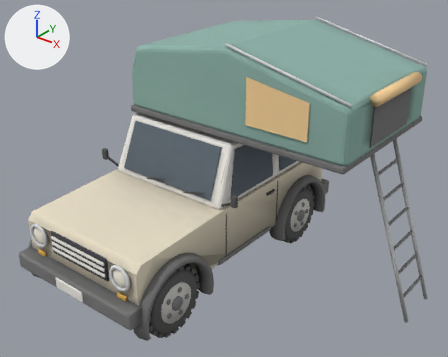
One commit to the glTF model props/jeep/jeep_camper.glb: the scene before it, then after it.
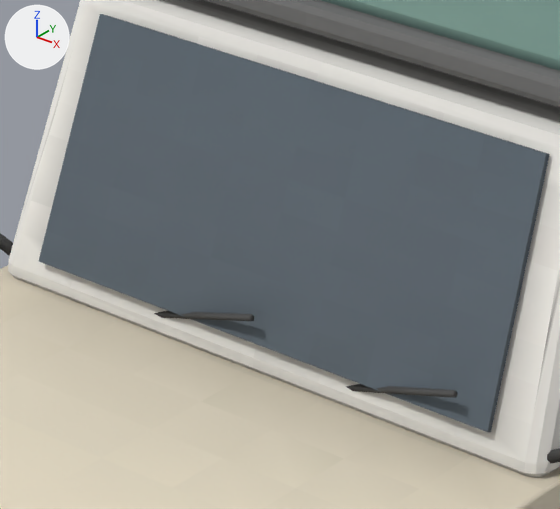
There are two pictures of each version: one whole from a camera (50 mm lens) standing at (4.29, -4.73, 4.12) and looking at (0.6, -0.12, 1.26), one close up on the part from 26% to 50% of the width and 33% to 60% of the height. Every picture has the same lights, and +X, +Y and +Z are marked at upper left. The older version's two pictures come first. Vertices at exactly the same position are counted once.

Names of what the first close-up shows: 'Jeep'.
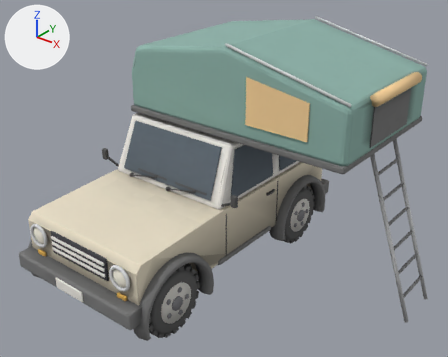
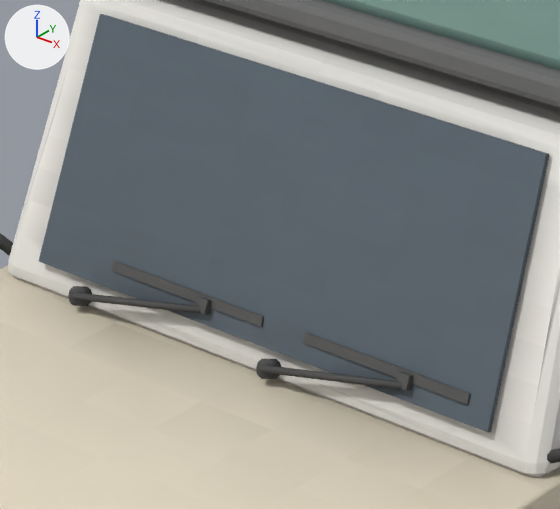
Location of each change, (x1, y1, x2, y2) in pixels of the close-ups (560 x 509 px):
part 1 of me_prism, added: after (72, 292, 201, 314)
part 2 of me_prism, added: after (111, 261, 264, 327)
part 3 of me_prism, added: after (195, 296, 212, 314)
part 4 of me_prism, added: after (261, 365, 402, 390)
part 5 of me_prism, added: after (303, 332, 471, 404)
part 6 of me_prism, added: after (396, 372, 413, 390)
part 7 of me_prism, added: after (68, 286, 92, 306)
part 8 of me_prism, added: after (256, 359, 281, 379)
part 9 of me_prism, deleted: before (154, 311, 255, 321)
part 10 of me_prism, deleted: before (346, 384, 458, 398)
part 11 of me_prism, edited (looks the same): (0, 0, 560, 509) in both

The change, as a diff of the scene's bpy script:
```diff
--- a/props/jeep/jeep_camper.glb.py
+++ b/props/jeep/jeep_camper.glb.py
@@ me_prism @@
 # used by ob_jeep; location = (0.0, 0.0, 0.0)
-me_prism.from_pydata(...)  # 10344 vertices, 19438 faces; spans x -0.99..2.57, y -1.79..1.97, z -0.01..2.7
+me_prism.from_pydata(...)  # 10420 vertices, 19566 faces; spans x -0.99..2.57, y -1.79..1.97, z -0.01..2.7
+# me_prism part 1: the loose piece of 12 vertices spanning x 0.62..1.98, y -0.13..-0.11, z 2.36..2.7 is copied, and the copy is multiplied about its middle by the matrix ((0.24, -0.016, -0.106), (0.022, 0.262, 0.011), (0.104, -0.019, 0.241)), then moved by (-1.62, -0.3, -1.4); it spans x -0.5..-0.14, y -0.44..-0.4, z 1.09..1.17
+# me_prism part 2: the loose piece of 8 vertices spanning x -0.81..-0.8, y -0.35..-0.33, z 0.47..1.0 is copied, and the copy is scaled about its middle by (73.3, 1.08, 0.0385), then moved by (0.6, -0.05, 0.44); it spans x -0.42..0.02, y -0.4..-0.38, z 1.16..1.19
+# me_prism part 3: the loose piece of 8 vertices spanning x -0.81..-0.8, y -0.35..-0.33, z 0.47..1.0 is copied, and the copy is scaled about its middle by (5, 1.54, 0.0524), then moved by (0.66, -0.06, 0.44); it spans x -0.16..-0.12, y -0.42..-0.39, z 1.15..1.19
+# me_prism part 4: the loose piece of 12 vertices spanning x 0.62..1.98, y -0.13..-0.11, z 2.36..2.7 is copied, and the copy is multiplied about its middle by the matrix ((0.24, -0.016, -0.106), (0.022, 0.262, 0.011), (0.104, -0.019, 0.241)), then moved by (-1.06, -0.3, -1.4); it spans x 0.06..0.42, y -0.44..-0.4, z 1.09..1.17
+# me_prism part 5: the loose piece of 8 vertices spanning x 0.8..0.81, y -0.35..-0.33, z 0.47..1.0 is copied, and the copy is scaled about its middle by (73.3, 1.08, 0.0385), then moved by (-0.44, -0.05, 0.44); it spans x 0.14..0.58, y -0.4..-0.38, z 1.16..1.19
+# me_prism part 6: the loose piece of 8 vertices spanning x 0.8..0.81, y -0.35..-0.33, z 0.47..1.0 is copied, and the copy is scaled about its middle by (5, 1.54, 0.0524), then moved by (-0.38, -0.06, 0.44); it spans x 0.41..0.43, y -0.42..-0.39, z 1.15..1.19
+# me_prism part 7: a new loose piece of 20 vertices spanning x -0.52..-0.48, y -0.44..-0.4, z 1.07..1.12, in mat_baked
+# me_prism part 8: a new loose piece of 20 vertices spanning x 0.04..0.08, y -0.44..-0.4, z 1.07..1.12, in mat_baked
+# me_prism part 9: the loose piece of 10 vertices spanning x -0.3..0.02, y -0.43..-0.38, z 1.09..1.21 is deleted
+# me_prism part 10: the loose piece of 10 vertices spanning x 0.25..0.57, y -0.43..-0.38, z 1.09..1.21 is deleted
+# me_prism part 11: 2661 kept faces spanning x -0.9..2.57, y -1.79..1.97, z -0.01..2.7 get new vertex colours
 me_prism.materials.append(mat_baked)
```
